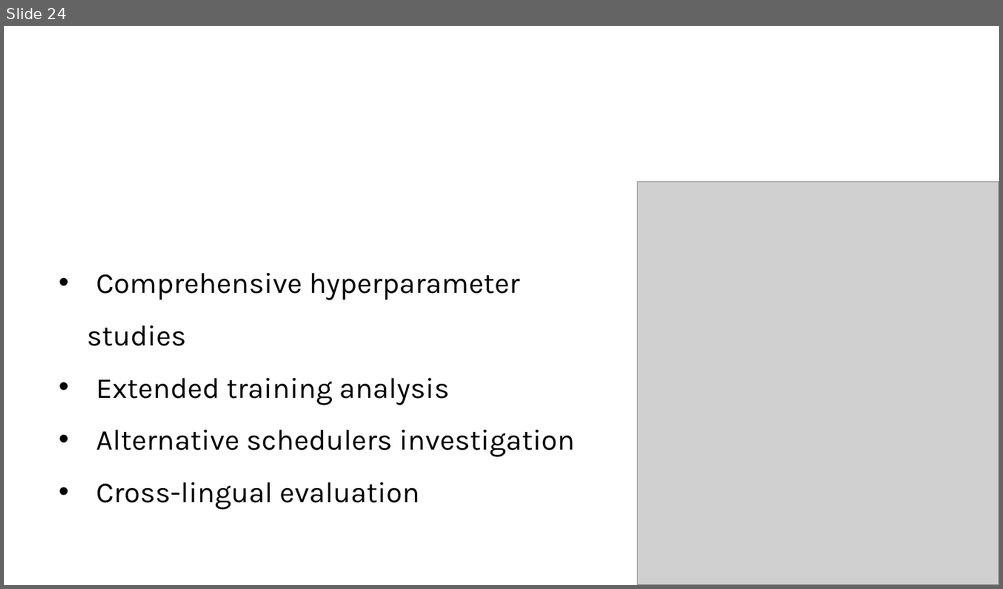
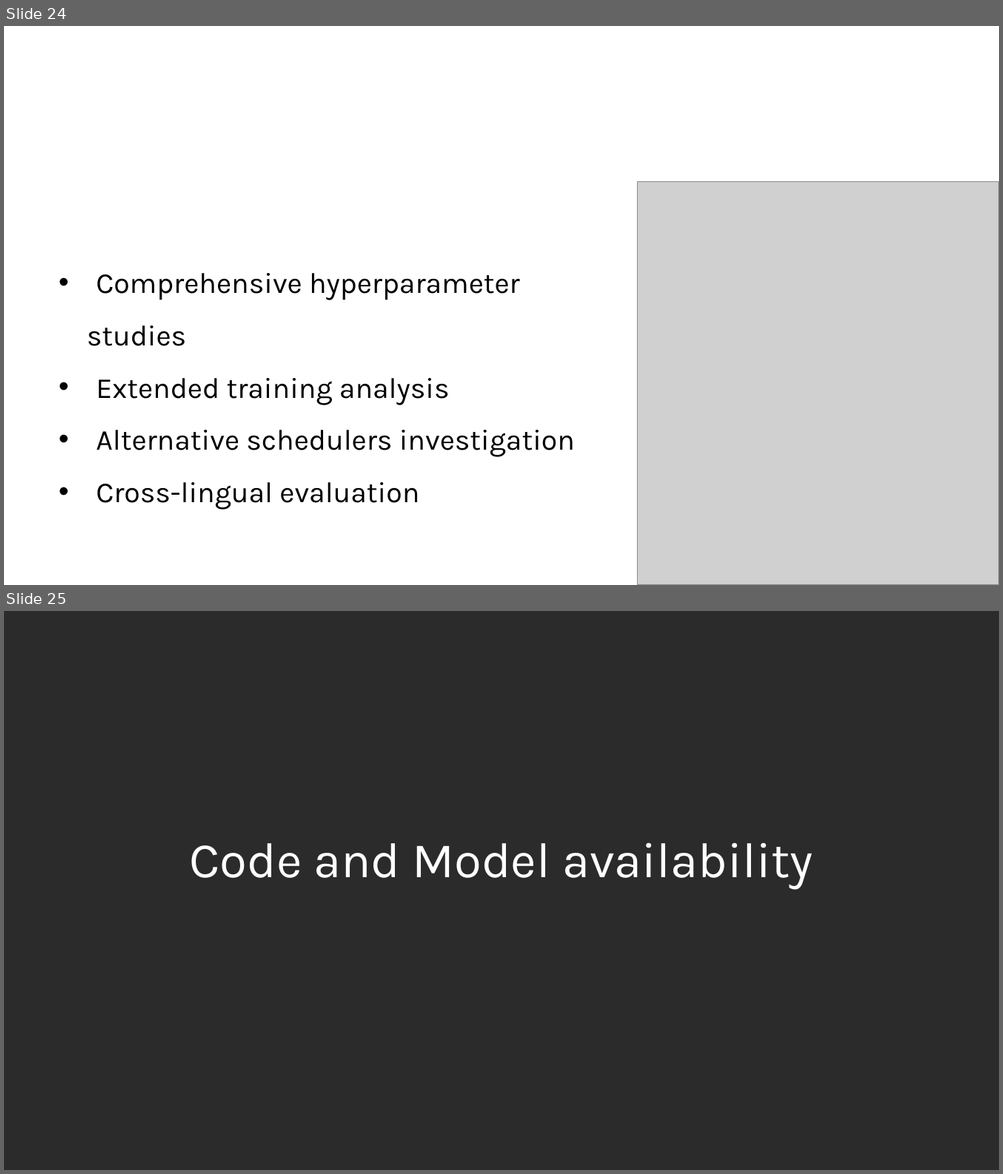
Before and after one commit to skfrost19/cross-encoder-modal, a slide deck: cross_encoder/thesis/Thesis_presentation.pptx. Shown one above the other, each under a label of ours: slide 24 before the commit, slides 24 and 25 after it. The pictures are 1003x589 and 1003x1174 pixels, drawn with LibreOffice and Linux fonts; fonts in the diff are those of the drawing; grey boxes stand for pictures; background and template pictures are left out; a plain dark background stands for a picture behind light text. Boxes give left, top, right and bottom in pixels: in the first picture for what was removed or moved away, otherwise in the second. Text is boxed around its words. In the diff, an @@ line names an element or a change of style, - is before the commit and + after.

Commit message:
Update training dataset size and add code/model availability links in thesis presentation

```diff
--- a/cross_encoder/thesis/Thesis_presentation.pptx
+++ b/cross_encoder/thesis/Thesis_presentation.pptx
@@ slide 25 added at [4, 611, 999, 1170], background picture (left out) @@
@@ title added at [189, 843, 813, 890], 48 pt, text #FFFFFF @@
+Code and Model availability
```
Also in this commit, not shown: 1 slide changed, 1 other slide added, 1 other file.
